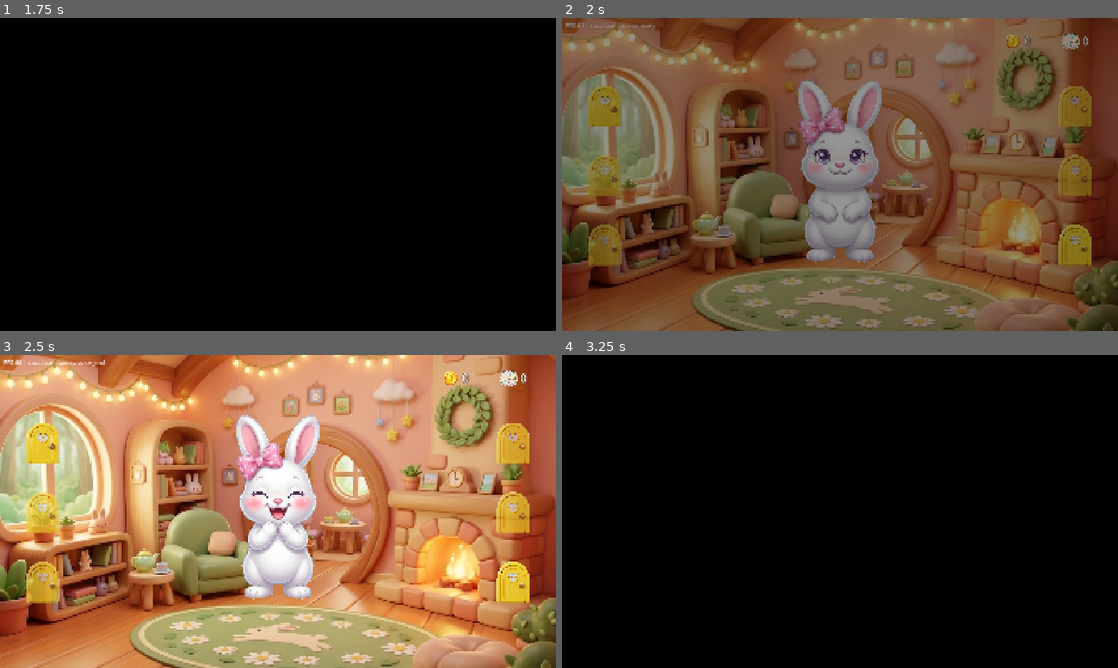
Above: before the commit, frames 1-4 (two rows, left to right).
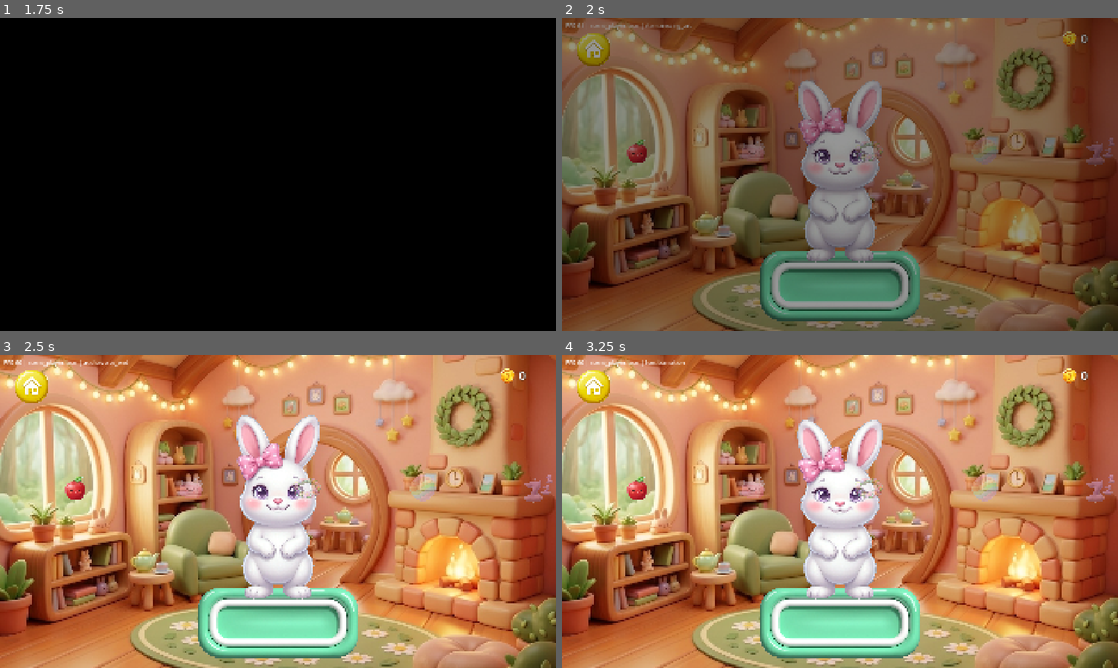
Above: after the commit, the same moments.

Repository: danielvm-git/big-quiqui-v2
Game: Godot game, scene res://scenes/scene_player.tscn
Same seed, same stepped clock (60 frames per second), same inputs: the game is played once before the commit and once after it. This scene is started directly instead of the project's main scene. Sound files missing from this copy of the repository are replaced by a short silence.
Inputs (mouse positions are in pixels of both pictures, inside the frame that each line leads up to):
- Up to frame 1 (1.75 s): tap Enter at 0.5 s; drag from (278, 171) to (333, 105) at 0.52 s; drag from (33, 49) to (250, 237) at 1.27 s
- Up to frame 2 (2 s): no input
- Up to frame 3 (2.5 s): move the mouse to (278, 508) at 2.02 s; tap Ctrl at 2.1 s; click (278, 508) at 2.17 s
- Up to frame 4 (3.25 s): drag from (606, 442) to (673, 464) at 2.77 s

Frame 1 is identical in both runs. In frame 2, 12% of the frame differs, in the area x 2-100%, y 1-97%; in frame 3, 13%; in frame 4, 100%, in the area x 0-100%, y 0-100%.

Commit message:
feat(e14s02): hub rooms on the player

Diff:
--- /dev/null
+++ b/game/data/scenes/celebration.tres
@@ -0,0 +1,18 @@
+[gd_resource type="Resource" script_class="SceneDef" format=3]
+
+[ext_resource type="Script" path="res://scripts/resources/scene_def.gd" id="1_def"]
+[ext_resource type="Script" path="res://scripts/resources/step_def.gd" id="2_step"]
+
+[sub_resource type="Resource" id="step_reward"]
+script = ExtResource("2_step")
+template_id = "t32_reward"
+item_ids = PackedStringArray("vaso_planta")
+
+[resource]
+script = ExtResource("1_def")
+id = "celebration"
+background_id = "bg_celebration"
+music_id = "music_main_theme"
+intro_voice_key = "vo.celebration.congrats"
+steps = Array[Resource]([SubResource("step_reward")])
+next_scene_id = "home"
--- /dev/null
+++ b/game/data/scenes/home.tres
@@ -0,0 +1,25 @@
+[gd_resource type="Resource" script_class="SceneDef" format=3]
+
+[ext_resource type="Script" path="res://scripts/resources/scene_def.gd" id="1_def"]
+[ext_resource type="Script" path="res://scripts/resources/step_def.gd" id="2_step"]
+
+[sub_resource type="Resource" id="step_map"]
+script = ExtResource("2_step")
+template_id = "t25_map"
+world_size = Vector2(4000, 1600)
+pan_tolerance = 24.0
+destination_ids = PackedStringArray("kitchen_door", "bath_door", "closet_door", "play_door", "bed_door", "village_door")
+destination_scenes = PackedStringArray("kitchen", "bathroom", "closet", "playroom", "bedroom", "village")
+destination_locks = PackedStringArray("", "FEED", "BATH", "DRESS", "PLAY", "SLEEP")
+destination_positions = PackedVector2Array(200, 400, 600, 400, 1000, 400, 1400, 400, 1800, 400, 3400, 400)
+destination_icons = PackedStringArray("apple", "soap", "flower_tiara", "ball", "zzz", "recycle_bag")
+on_miss_sfx_id = "sfx_soft_error"
+
+[resource]
+script = ExtResource("1_def")
+id = "home"
+background_id = "bg_home"
+music_id = "music_main_theme"
+intro_voice_key = "vo.home.welcome"
+steps = Array[Resource]([SubResource("step_map")])
+next_scene_id = "home"
--- /dev/null
+++ b/game/data/scenes/title.tres
@@ -0,0 +1,16 @@
+[gd_resource type="Resource" script_class="SceneDef" format=3]
+
+[ext_resource type="Script" path="res://scripts/resources/scene_def.gd" id="1_def"]
+[ext_resource type="Script" path="res://scripts/resources/step_def.gd" id="2_step"]
+
+[sub_resource type="Resource" id="step_title"]
+script = ExtResource("2_step")
+template_id = "t0_title"
+
+[resource]
+script = ExtResource("1_def")
+id = "title"
+background_id = "bg_title"
+music_id = "music_main_theme"
+steps = Array[Resource]([SubResource("step_title")])
+next_scene_id = "home"
--- /dev/null
+++ b/game/data/scenes/village.tres
@@ -0,0 +1,34 @@
+[gd_resource type="Resource" script_class="SceneDef" format=3]
+
+[ext_resource type="Script" path="res://scripts/resources/scene_def.gd" id="1_def"]
+[ext_resource type="Script" path="res://scripts/resources/step_def.gd" id="2_step"]
+
+[sub_resource type="Resource" id="step_map"]
+script = ExtResource("2_step")
+template_id = "t25_map"
+world_size = Vector2(3200, 1200)
+pan_tolerance = 24.0
+destination_ids = PackedStringArray("home_door")
+destination_scenes = PackedStringArray("home")
+destination_locks = PackedStringArray("")
+destination_positions = PackedVector2Array(200, 400)
+destination_icons = PackedStringArray("star")
+on_miss_sfx_id = "sfx_soft_error"
+
+[sub_resource type="Resource" id="step_recycle"]
+script = ExtResource("2_step")
+template_id = "t20_drag_snap"
+mode = "single"
+receiver_id = "recycle_bin"
+item_ids = PackedStringArray("recycle_bag")
+on_hit_sfx_id = "sfx_success"
+on_miss_sfx_id = "sfx_soft_error"
+
+[resource]
+script = ExtResource("1_def")
+id = "village"
+background_id = "bg_village"
+music_id = "music_main_theme"
+intro_voice_key = "vo.village.welcome"
+steps = Array[Resource]([SubResource("step_map"), SubResource("step_recycle")])
+next_scene_id = "home"
--- a/game/scripts/core/scene_catalog.gd
+++ b/game/scripts/core/scene_catalog.gd
@@ -1,6 +1,8 @@
 # story: e11s01
 # story: e12s02
 # story: e14s01
+# story: e14s02
+# story: e14s02
 class_name SceneCatalog
 extends RefCounted
 ## Shipped legacy scenes plus data-scene ids. Tests and tables read from here.
@@ -54,6 +56,10 @@
 	"closet": "res://data/scenes/closet.tres",
 	"playroom": "res://data/scenes/playroom.tres",
 	"bedroom": "res://data/scenes/bedroom.tres",
+	"title": "res://data/scenes/title.tres",
+	"home": "res://data/scenes/home.tres",
+	"village": "res://data/scenes/village.tres",
+	"celebration": "res://data/scenes/celebration.tres",
 }
 
 
--- a/game/scripts/core/scene_def_loader.gd
+++ b/game/scripts/core/scene_def_loader.gd
@@ -1,12 +1,22 @@
 # story: e12s02
 # story: e14s01
+# story: e14s02
 class_name SceneDefLoader
 extends RefCounted
 ## Load and validate `SceneDef` resources; reject bad data before the player sees it.
 
 const REJECT_EV: String = "scene.def_rejected"
 const DATA_DIR: String = "res://data/scenes/"
-const CHILD_GATE_ROOMS: Array[String] = ["bathroom", "closet", "playroom", "bedroom"]
+const CHILD_GATE_ROOMS: Array[String] = [
+	"bathroom",
+	"closet",
+	"playroom",
+	"bedroom",
+	"title",
+	"home",
+	"village",
+	"celebration",
+]
 
 
 static func def_tres_path(scene_id: String) -> String:
--- a/game/scripts/core/sfx_catalog.gd
+++ b/game/scripts/core/sfx_catalog.gd
@@ -9,6 +9,7 @@
 	"sfx_soft_error": "res://assets/audio/sfx/soft_error.ogg",
 	"sfx_heart": "res://assets/audio/sfx/heart.ogg",
 	"sfx_rinse": "res://assets/audio/sfx/rinse.ogg",
+	"sfx_success": "res://assets/audio/sfx/success.ogg",
 }
 
 
--- a/game/scripts/templates/give_receive_primitive.gd
+++ b/game/scripts/templates/give_receive_primitive.gd
@@ -1,4 +1,5 @@
 # story: e12s04
+# story: e14s02
 class_name GiveReceivePrimitive
 extends RefCounted
 ## Give→Receive over TouchDraggable modes — no second drag surface (ADR-004).
@@ -19,6 +20,9 @@
 	_successes = 0
 	_goal = maxi(ctx.step_def.repeat_count, 1)
 	_receiver = _resolve_receiver()
+	if _is_recycle_step() and VilaScene.recycled_this_session:
+		_successes = _goal
+		return
 	_spawn_items()
 
 
@@ -46,7 +50,13 @@
 func _resolve_receiver() -> Control:
 	if _ctx == null or _ctx.nodes == null:
 		return null
-	return _ctx.nodes.resolve(_ctx.step_def.receiver_id)
+	var id: String = _ctx.step_def.receiver_id
+	var found: Control = _ctx.nodes.resolve(id)
+	if found != null:
+		return found
+	if id == "recycle_bin" and _ctx.host != null:
+		return _spawn_recycle_bin()
+	return null
 
 
 func _spawn_items() -> void:
@@ -79,14 +89,18 @@
 	art.name = "Art"
 	art.set_anchors_preset(Control.PRESET_FULL_RECT)
 	art.mouse_filter = Control.MOUSE_FILTER_IGNORE
-	if data != null:
-		art.texture = data.texture()
+	var tex: Texture2D = data.texture() if data != null else ItemArt.texture(item_id)
+	art.texture = tex
 	food.add_child(art)
 	return food
 
 
 func _on_consumed() -> void:
+	if _is_recycle_step() and VilaScene.recycled_this_session:
+		return
 	_successes += 1
+	if _is_recycle_step():
+		_pay_recycle_once()
 	_play_hit_reactions()
 	if _ctx != null and _ctx.runner != null:
 		_ctx.runner.report_template_progress(progress())
@@ -117,3 +131,38 @@
 	if sfx.is_empty():
 		return
 	_ctx.reactions.execute([{"kind": ReactionExecutor.KIND_SFX, "id": sfx}])
+
+
+func _is_recycle_step() -> bool:
+	return _ctx != null and _ctx.step_def != null and _ctx.step_def.receiver_id == "recycle_bin"
+
+
+func _pay_recycle_once() -> void:
+	var progress: Node = (_ctx.host as Node).get_node_or_null("/root/ProgressManager") if _ctx.host != null else null
+	if progress != null and progress.has_method("add_coins"):
+		progress.call("add_coins", 1)
+	VilaScene.recycled_this_session = true
+	LogSink.emit_to_diary("vila.recycle_earn", {"coins": 1})
+
+
+func _spawn_recycle_bin() -> Control:
+	var host: Control = _ctx.host as Control
+	if host == null or _ctx.nodes == null:
+		return null
+	var bin: Control = Control.new()
+	bin.name = "RecycleBin"
+	bin.mouse_filter = Control.MOUSE_FILTER_IGNORE
+	bin.add_to_group("hit_target", true)
+	bin.custom_minimum_size = TouchDraggable.MIN_HIT_SIZE
+	bin.set_anchors_and_offsets_preset(Control.PRESET_BOTTOM_WIDE)
+	bin.anchor_left = 0.72
+	bin.anchor_right = 0.72
+	bin.anchor_top = 0.78
+	bin.anchor_bottom = 0.78
+	bin.offset_left = -TouchDraggable.MIN_HIT_SIZE.x * 0.5
+	bin.offset_right = TouchDraggable.MIN_HIT_SIZE.x * 0.5
+	bin.offset_top = -TouchDraggable.MIN_HIT_SIZE.y * 0.5
+	bin.offset_bottom = TouchDraggable.MIN_HIT_SIZE.y * 0.5
+	host.add_child(bin)
+	_ctx.nodes.register("recycle_bin", bin)
+	return bin
--- a/game/scripts/templates/t25_map.gd
+++ b/game/scripts/templates/t25_map.gd
@@ -1,4 +1,5 @@
 # story: e13s03
+# story: e14s02
 extends RefCounted
 ## Destinations from the def. Locks read the care loop. No wallet and no scene path.
 ## A hub: a child leaves through a door or through Home, so progress never claims the step.
@@ -75,6 +76,7 @@
 func drag_by(delta: Vector2) -> void:
 	_pan.drag_by(delta)
 	_place_world()
+	_maybe_advance_hub_chain()
 
 
 func end_allows_tap() -> bool:
@@ -152,6 +154,7 @@
 func _on_moved(point: Vector2, index: int) -> void:
 	_pan.move_to(point, index)
 	_place_world()
+	_maybe_advance_hub_chain()
 
 
 func _on_released(_point: Vector2, index: int) -> void:
@@ -231,6 +234,16 @@
 
 
 ## A rotation or a new canvas changes how much world fits, so the clamp is read again.
+func _maybe_advance_hub_chain() -> void:
+	if _ctx == null or _ctx.runner == null:
+		return
+	if _ctx.runner.template_progress() >= 1.0:
+		return
+	if _ctx.runner.step_index + 1 >= _ctx.runner.step_count:
+		return
+	_ctx.runner.report_template_progress(1.0)
+
+
 func _on_resized() -> void:
 	apply_view(_view_size())
 	_pan.drag_by(Vector2.ZERO)
--- a/game/tests/integration/test_child_can_play.gd
+++ b/game/tests/integration/test_child_can_play.gd
@@ -1,5 +1,6 @@
 # story: e13s09
 # story: e14s01
+# story: e14s02
 extends PlayerTestCase
 ## A child can see each target, touch it through the player, finish every step, and leave through a
 ## shipped `next_scene_id`. Hub maps leave through Home when their template never reports progress.
@@ -29,7 +30,7 @@
 func test_every_probe_def_finishes_and_names_a_shipped_exit_at_every_aspect() -> void:
 	for aspect: Vector2i in ASPECTS:
 		for scene_id: String in SceneDefLoader.child_play_gate_ids():
-			if scene_id == "reward_probe":
+			if scene_id in ["reward_probe", "celebration"]:
 				CareWalk.to_celebrate((Engine.get_main_loop() as SceneTree).root.get_node("CareLoopManager"))
 			var def: SceneDef = SceneDefLoader.load_by_id(scene_id)
 			assert_true(SceneCatalog.is_shipped(def.next_scene_id), scene_id)
@@ -73,8 +74,6 @@
 
 func _play_def(player: ScenePlayer, scene_id: String) -> void:
 	match scene_id:
-		"title_probe":
-			_tap_verb(player)
 		"touch_each_probe":
 			_play_touch_each(player)
 		"rub_reveal_probe":
@@ -87,14 +86,18 @@
 			_play_playroom(player)
 		"bedroom":
 			_play_bedroom(player)
-		"reward_probe":
+		"reward_probe", "celebration":
 			_play_reward(player)
 		"prize_probe":
 			_play_prize(player)
 		"penguin_probe":
 			_play_penguin(player)
-		"home_map":
+		"home_map", "home":
 			_play_map(player)
+		"title", "title_probe":
+			_tap_verb(player)
+		"village":
+			await _play_village(player)
 		_:
 			assert_true(false, "no play script for %s" % scene_id)
 
@@ -189,11 +192,39 @@
 	var sm: Node = (Engine.get_main_loop() as SceneTree).root.get_node("SceneManager")
 	sm.set("manual_step", true)
 	var pad: TouchPad = player.get_node("MapPad") as TouchPad
-	var at: Vector2 = player.get_node("MapWorld/feed_door").get_global_rect().get_center()
+	var door_name: String = "feed_door" if player.has_node("MapWorld/feed_door") else "kitchen_door"
+	var at: Vector2 = player.get_node("MapWorld/%s" % door_name).get_global_rect().get_center()
 	send(pad, touch(at, true))
 	send(pad, touch(at, false))
-	var home: TapButton = player.get_node("HomeButton") as TapButton
-	finger_tap(player, home)
+	if player.loaded_def.id in ["home", "home_map"]:
+		var home: TapButton = player.get_node("HomeButton") as TapButton
+		finger_tap(player, home)
+		return
+	await _settle(player)
+
+
+func _play_village(player: ScenePlayer) -> void:
+	var pad: TouchPad = player.get_node("MapPad") as TouchPad
+	var start: Vector2 = Vector2(120.0, 200.0)
+	send(pad, touch(start, true))
+	send(pad, drag(start + Vector2(80.0, 0.0)))
+	send(pad, touch(start + Vector2(80.0, 0.0), false))
+	for _tick: int in range(16):
+		player.advance(0.2)
+	await wait_process_frames(3)
+	if VilaScene.recycled_this_session or player.runner.step_index >= player.loaded_def.steps.size():
+		await _settle(player)
+		return
+	var bag: TouchDraggable = rub_tool(player)
+	var bin: Control = player.find_child("RecycleBin", true, false) as Control
+	if bag == null:
+		await _settle(player)
+		return
+	var to: Vector2 = bin.get_global_rect().get_center()
+	send(bag, touch(bag.get_global_rect().get_center(), true))
+	send(bag, drag(to))
+	send(bag, touch(to, false))
+	await _settle(player)
 
 
 func _tray_taps(player: ScenePlayer) -> Array[TapButton]:
--- /dev/null
+++ b/game/tests/integration/test_hubs_e2e.gd
@@ -0,0 +1,60 @@
+# story: e14s02
+extends PlayerTestCase
+## SC-e14s02-P2-01 — hub defs lay out cleanly at both aspects; legacy count unchanged.
+
+const LEGACY_COUNT: int = 18
+
+
+func before_each() -> void:
+	TestReset.reset_all()
+
+
+func test_legacy_scene_files_remain() -> void:
+	assert_eq(_scene_count(), LEGACY_COUNT)
+
+
+func test_home_and_village_geometry_at_both_aspects() -> void:
+	for scene_id: String in ["home", "village"]:
+		var def: SceneDef = SceneDefLoader.load_by_id(scene_id)
+		for size: Vector2i in [GeometryOracle.DESKTOP_16_9, GeometryOracle.IPAD_4_3]:
+			var player: ScenePlayer = await mount(def, size)
+			if scene_id == "village":
+				await _advance_village_past_map(player)
+			var oracle: GeometryOracle = GeometryOracle.new()
+			var findings: Array[String] = _hub_findings(oracle.audit(player, size, GeometryOracle.CARE_ROOM_SPEC))
+			assert_eq(findings.size(), 0, "%s %s: %s" % [scene_id, size, findings])
+
+
+func _hub_findings(raw: Array[String]) -> Array[String]:
+	var kept: Array[String] = []
+	for line: String in raw:
+		if line.contains("outside the viewport") and line.contains("_door"):
+			continue
+		kept.append(line)
+	return kept
+
+
+func _advance_village_past_map(player: ScenePlayer) -> void:
+	var pad: TouchPad = player.get_node("MapPad") as TouchPad
+	var start: Vector2 = Vector2(120.0, 200.0)
+	send(pad, touch(start, true))
+	send(pad, drag(start + Vector2(80.0, 0.0)))
+	send(pad, touch(start + Vector2(80.0, 0.0), false))
+	for _tick: int in range(12):
+		player.advance(0.2)
+	await wait_process_frames(3)
+
+
+func _scene_count() -> int:
+	var dir: DirAccess = DirAccess.open("res://scenes")
+	if dir == null:
+		return 0
+	var count: int = 0
+	dir.list_dir_begin()
+	var name: String = dir.get_next()
+	while not name.is_empty():
+		if name.ends_with(".tscn"):
+			count += 1
+		name = dir.get_next()
+	dir.list_dir_end()
+	return count
--- /dev/null
+++ b/game/tests/unit/test_celebration_def.gd
@@ -0,0 +1,34 @@
+# story: e14s02
+extends GutTest
+## SC-e14s02-P0-04 — celebration pays once per cycle (reuses reward template tests).
+
+
+func before_each() -> void:
+	TestReset.reset_all()
+
+
+func test_celebration_def_loads_as_reward_with_voice() -> void:
+	var def: SceneDef = SceneDefLoader.load_by_id("celebration")
+	assert_not_null(def)
+	assert_eq((def.steps[0] as StepDef).template_id, "t32_reward")
+	assert_eq(def.intro_voice_key, "vo.celebration.congrats")
+	assert_eq(def.next_scene_id, "home")
+
+
+func test_the_player_reward_pays_once_per_cycle() -> void:
+	CareWalk.to_celebrate((Engine.get_main_loop() as SceneTree).root.get_node("CareLoopManager"))
+	var def: SceneDef = SceneDefLoader.load_by_id("celebration")
+	var tpl: RefCounted = _mount_reward(def)
+	var before: int = int(get_node("/root/ProgressManager").call("get_coins"))
+	assert_true(bool(tpl.call("collect")))
+	assert_eq(int(get_node("/root/ProgressManager").call("get_coins")), before)
+	assert_false(bool(tpl.call("collect")))
+
+
+func _mount_reward(def: SceneDef) -> RefCounted:
+	var step: StepDef = def.steps[0] as StepDef
+	var tpl: RefCounted = TemplateCatalog.instantiate("t32_reward")
+	var ctx: TemplateContext = TemplateContext.new()
+	ctx.step_def = step
+	tpl.call("setup", ctx)
+	return tpl
--- /dev/null
+++ b/game/tests/unit/test_home_def.gd
@@ -0,0 +1,44 @@
+# story: e14s02
+extends GutTest
+## SC-e14s02-P0-02 and P1-01 — catalog ids only; locks dim without a wallet.
+
+
+func before_each() -> void:
+	TestReset.reset_all()
+
+
+func test_home_def_lists_six_shipped_destinations() -> void:
+	var def: SceneDef = SceneDefLoader.load_by_id("home")
+	assert_not_null(def)
+	var step: StepDef = def.steps[0] as StepDef
+	assert_eq(step.template_id, "t25_map")
+	assert_eq(step.destination_scenes.size(), 6)
+	for scene_id: String in step.destination_scenes:
+		assert_true(SceneCatalog.is_shipped(scene_id), scene_id)
+		assert_false(scene_id.contains("res://"))
+
+
+func test_a_foreign_map_destination_fails_validation() -> void:
+	var def: SceneDef = SceneDefLoader.load_by_id("home")
+	var step: StepDef = (def.steps[0] as StepDef).duplicate(true) as StepDef
+	step.destination_scenes = PackedStringArray(["not_a_room"])
+	def.steps = [step]
+	assert_null(SceneDefLoader.validate(def))
+
+
+func test_a_locked_door_refuses_and_points_at_care() -> void:
+	var tpl: RefCounted = _mount_home_map()
+	assert_true(bool(tpl.call("is_dimmed", "bath_door")))
+	assert_eq(str(tpl.call("activate", "bath_door")), "")
+	assert_eq(str(tpl.call("pointed_step")), "FEED")
+
+
+func _mount_home_map() -> RefCounted:
+	var def: SceneDef = SceneDefLoader.load_by_id("home")
+	var step: StepDef = def.steps[0] as StepDef
+	var tpl: RefCounted = TemplateCatalog.instantiate("t25_map")
+	var ctx: TemplateContext = TemplateContext.new()
+	ctx.step_def = step
+	ctx.reactions = ReactionExecutor.new()
+	tpl.call("setup", ctx)
+	return tpl
--- a/game/tests/unit/test_scene_nav.gd
+++ b/game/tests/unit/test_scene_nav.gd
@@ -1,4 +1,5 @@
 # story: e13s03
+# story: e14s02
 extends GutTest
 ## SceneNav opens a catalogue id as a data scene or a legacy scene, and nothing else.
 
@@ -23,11 +24,18 @@
 	assert_eq(manager.calls, ["def:kitchen"])
 
 
-func test_a_legacy_scene_goes_through_request_scene_with_its_catalogue_path() -> void:
+func test_home_opens_as_data_when_a_def_exists() -> void:
 	var manager: StubManager = StubManager.new()
 	autofree(manager)
 	assert_true(SceneNav.open(manager, "home"))
-	assert_eq(manager.calls, ["scene:res://scenes/casa.tscn"])
+	assert_eq(manager.calls, ["def:home"], "SC-e14s02 e14s02 home is data on the player")
+
+
+func test_a_room_without_a_def_still_uses_the_legacy_scene() -> void:
+	var manager: StubManager = StubManager.new()
+	autofree(manager)
+	assert_true(SceneNav.open(manager, "wheel"))
+	assert_eq(manager.calls, ["scene:res://scenes/roda.tscn"])
 
 
 func test_unknown_and_malformed_ids_open_nothing() -> void:
--- a/game/tests/unit/test_template_registry.gd
+++ b/game/tests/unit/test_template_registry.gd
@@ -1,3 +1,4 @@
+# story: e13s06
 # story: e13s07
 # story: e13s09
 extends GutTest
--- /dev/null
+++ b/game/tests/unit/test_title_def.gd
@@ -0,0 +1,12 @@
+# story: e14s02
+extends GutTest
+## SC-e14s02-P0-01 — one verb on title, it opens home.
+
+
+func test_title_def_has_one_verb_that_requests_home() -> void:
+	var def: SceneDef = SceneDefLoader.load_by_id("title")
+	assert_not_null(def)
+	assert_eq(def.steps.size(), 1)
+	assert_eq((def.steps[0] as StepDef).template_id, "t0_title")
+	assert_eq(def.next_scene_id, "home")
+	assert_true(def.intro_voice_key.is_empty())
--- /dev/null
+++ b/game/tests/unit/test_village_def.gd
@@ -0,0 +1,54 @@
+# story: e14s02
+extends PlayerTestCase
+## SC-e14s02-P0-03 — recycling pays once per session on the player.
+
+
+func before_each() -> void:
+	TestReset.reset_all()
+
+
+func test_recycle_pays_one_coin_once_on_the_player() -> void:
+	var def: SceneDef = SceneDefLoader.load_by_id("village")
+	var player: ScenePlayer = await mount(def)
+	await _finish_map(player)
+	var progress: Node = get_node("/root/ProgressManager")
+	assert_eq(int(progress.call("get_coins")), 0)
+	var bag: TouchDraggable = _recycle_bag(player)
+	var bin: Control = player.find_child("RecycleBin", true, false) as Control
+	assert_not_null(bag)
+	assert_not_null(bin)
+	var to: Vector2 = bin.get_global_rect().get_center()
+	send(bag, touch(bag.get_global_rect().get_center(), true))
+	send(bag, drag(to))
+	send(bag, touch(to, false))
+	for _tick: int in range(8):
+		player.advance(0.15)
+	await wait_process_frames(2)
+	assert_eq(int(progress.call("get_coins")), 1)
+	var again: TouchDraggable = _recycle_bag(player)
+	if again != null and again.enabled:
+		send(again, touch(again.get_global_rect().get_center(), true))
+		send(again, drag(to))
+		send(again, touch(to, false))
+		for _tick: int in range(6):
+			player.advance(0.15)
+	assert_eq(int(progress.call("get_coins")), 1)
+
+
+func _finish_map(player: ScenePlayer) -> void:
+	var pad: TouchPad = player.get_node("MapPad") as TouchPad
+	var start: Vector2 = Vector2(120.0, 200.0)
+	send(pad, touch(start, true))
+	send(pad, drag(start + Vector2(80.0, 0.0)))
+	send(pad, touch(start + Vector2(80.0, 0.0), false))
+	for _tick: int in range(12):
+		player.advance(0.2)
+	await wait_process_frames(3)
+	assert_eq(player.runner.step_index, 1, "recycle step is live")
+
+
+func _recycle_bag(player: ScenePlayer) -> TouchDraggable:
+	for child: Node in player.get_node("TrayZone").get_children():
+		if child is TouchDraggable and not child.is_queued_for_deletion():
+			return child as TouchDraggable
+	return null
Not shown, added: game/tests/integration/test_hubs_e2e.gd.uid
Not shown, added: game/tests/unit/test_celebration_def.gd.uid
Not shown, added: game/tests/unit/test_home_def.gd.uid
Not shown, added: game/tests/unit/test_hub_defs.gd.uid
Not shown, added: game/tests/unit/test_title_def.gd.uid
Not shown, added: game/tests/unit/test_village_def.gd.uid
